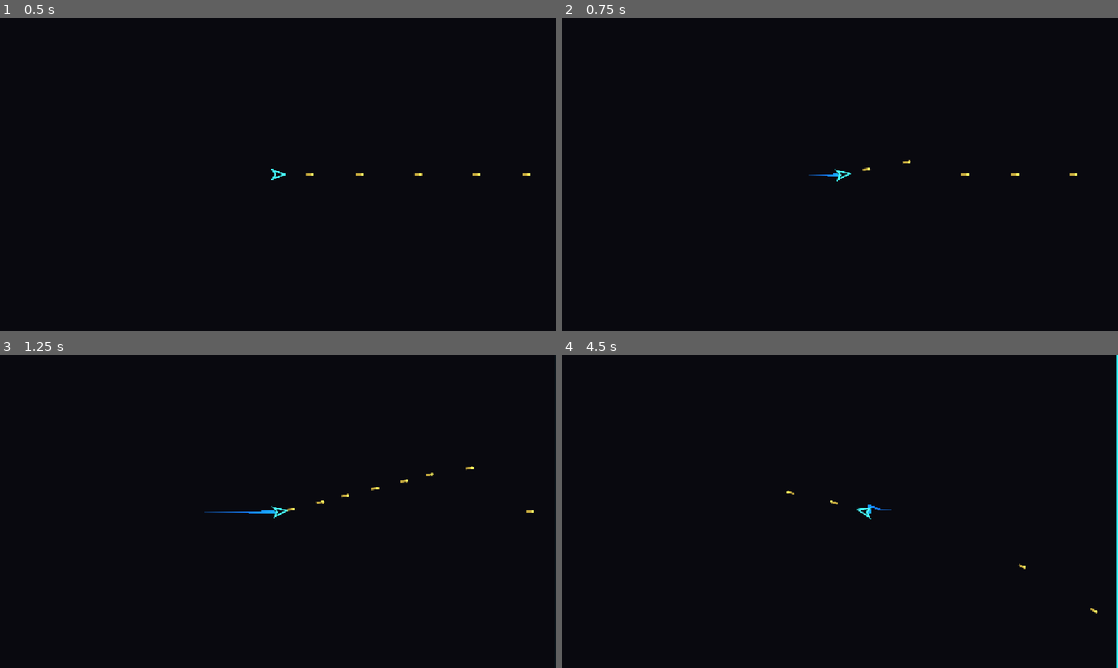
Above: before the commit, frames 1-4 (two rows, left to right).
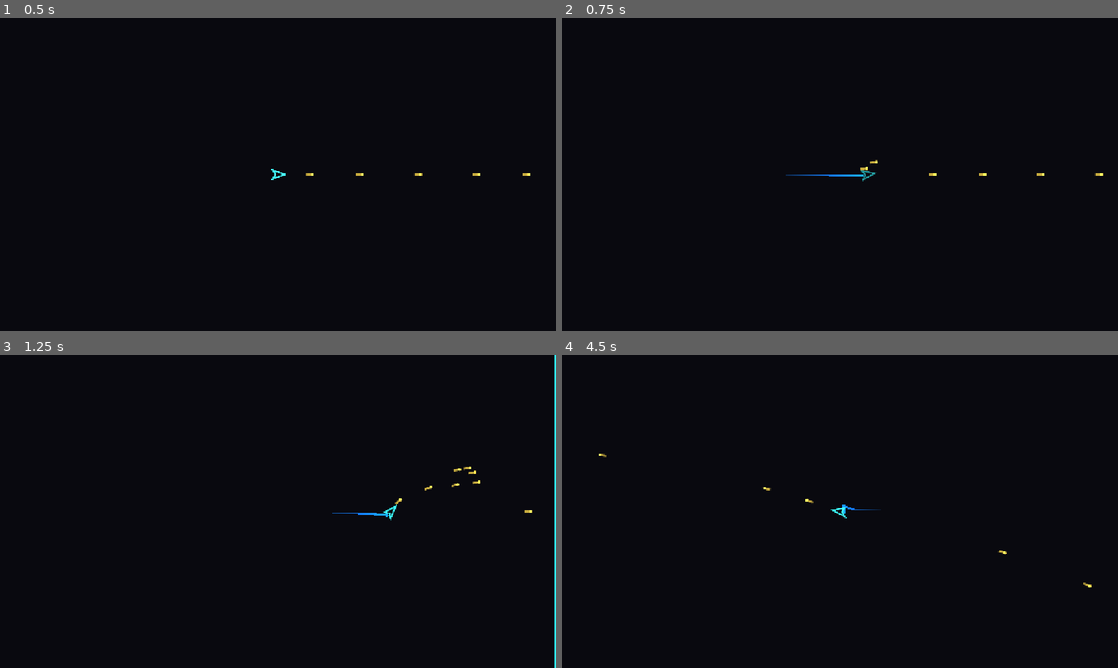
Above: after the commit, the same moments.

Repository: Rudoludo/Geometry-Tubbu
Game: Godot game, scene res://main.tscn
Two runs of this game, one before a commit and one after it. Both use one fixed random seed, a clock stepped at 60 frames per second and the inputs below.
Inputs (mouse positions are in pixels of both pictures, inside the frame that each line leads up to):
- Up to frame 1 (0.5 s): no input
- Up to frame 2 (0.75 s): tap Enter at 0.5 s; move the mouse to (962, 158) at 0.52 s; hold D (move_right) from 0.53 s (still down); tap Space (dash) at 0.6 s; click (962, 158) at 0.67 s
- Up to frame 3 (1.25 s): keep holding D (move_right)
- Up to frame 4 (4.5 s): release D (move_right) at 1.25 s; drag from (728, 527) to (812, 574) at 1.27 s; move the mouse to (895, 442) at 2.02 s; hold D (move_right) 2.03-2.75 s; hold Shift 2.03-2.75 s; tap Space (dash) at 2.3, 3.8 s; drag from (812, 574) to (673, 464) at 2.77 s; move the mouse to (1006, 558) at 3.52 s; hold A (move_left) 3.53-4.25 s; tap Ctrl at 3.6 s; drag from (673, 464) to (756, 433) at 4.27 s

Frame 1 is identical in both runs. In frame 2, 0.3% of the frame differs, in the area x 40-98%, y 45-53%; in frame 3, 0.7%, in the area x 36-100%, y 0-100%; in frame 4, 0.6%.

Commit message:
CP 1.3: dash with i-frames
DashAbility state machine (impulse 1500 px/s for 0.16 s, ~1 s cooldown);
i-frames on their own clock for the CP 2.7 upgrade seam; dash along move
with aim-neutral fallback; ghost body while dashing and glow-refill
cooldown cue, all via self_modulate so the skin stays the only color source.

Co-Authored-By: Claude Fable 5 <noreply@anthropic.com>

Diff:
--- /dev/null
+++ b/game/player/dash_ability.gd
@@ -0,0 +1,62 @@
+class_name DashAbility
+extends RefCounted
+## The survival verb (CP 1.3): READY -> DASHING -> cooldown drains -> READY.
+## Pure timer logic, owner-ticked like PlayerInput/Weapon; unit-tested.
+##
+## I-frames run on their own clock, deliberately separate from the dash
+## impulse window: CP 2.7's "longer i-frames" upgrade then changes a number,
+## not the state machine. CP 2.7's cooldown-reduction upgrade hits COOLDOWN
+## the same way.
+
+const DASH_SPEED := 1500.0    ## px/s; movement control is suspended meanwhile
+const DASH_DURATION := 0.16   ## s of impulse
+const I_FRAMES := 0.16        ## s of invulnerability from dash start
+const COOLDOWN := 1.0         ## s from dash start to the next dash (~1 s per design)
+
+var _dash_left := 0.0
+var _iframes_left := 0.0
+var _cooldown_left := 0.0
+var _direction := Vector2.ZERO
+
+
+## Drains all clocks. Call once per frame, before reads.
+func tick(delta: float) -> void:
+	_dash_left = maxf(_dash_left - delta, 0.0)
+	_iframes_left = maxf(_iframes_left - delta, 0.0)
+	_cooldown_left = maxf(_cooldown_left - delta, 0.0)
+
+
+## Starts a dash if off cooldown and given a direction; reports whether it
+## started. The caller picks the direction (move vector, or its fallback).
+func try_dash(direction: Vector2) -> bool:
+	if direction == Vector2.ZERO or _cooldown_left > 0.0:
+		return false
+	_direction = direction.normalized()
+	_dash_left = DASH_DURATION
+	_iframes_left = I_FRAMES
+	_cooldown_left = COOLDOWN
+	return true
+
+
+func is_dashing() -> bool:
+	return _dash_left > 0.0
+
+
+## The hitbox-off window. CP 1.4's contact kill (and CP 1.5's bullets) must
+## check this before killing the owner.
+func is_invulnerable() -> bool:
+	return _iframes_left > 0.0
+
+
+func is_ready() -> bool:
+	return _cooldown_left <= 0.0
+
+
+func direction() -> Vector2:
+	return _direction
+
+
+## 0 right after a dash, 1 when ready again — drives the no-HUD ship-glow
+## refill feedback.
+func cooldown_fraction() -> float:
+	return 1.0 - _cooldown_left / COOLDOWN
--- a/game/player/tubbu.gd
+++ b/game/player/tubbu.gd
@@ -6,7 +6,9 @@
 ## collision, and a wireframe body + engine trail drawn entirely from the
 ## SkinResource. CP 1.2: facing follows the aim vector (travel direction is the
 ## fallback) and the gun autofires per the design's trigger rule, spawning
-## through the injected BulletManager. CP 1.3 adds the dash.
+## through the injected BulletManager. CP 1.3: dash — control-suspending
+## impulse with i-frames (DashAbility), ghost body while dashing, and the body
+## glow refilling with the cooldown as the no-HUD readiness cue.
 
 # --- Movement tuning ------------------------------------------------------
 # One place on purpose (PLAN.md). CP 1.8 lifts these into a debug panel for the
@@ -27,6 +29,13 @@
 const TRAIL_REAR_OFFSET := 12.0   ## px the trail emits behind the ship centre
 const TRAIL_WIDTH := 6.0
 
+# --- Dash visuals -----------------------------------------------------------
+# Brightness/alpha scaling of the skin's own colors — no new colors here
+# (asset rule). The trail is a separate canvas item, so the body ghosts while
+# the trail stays vivid: unmistakably "dashing". CP 1.6 adds particles.
+const DASH_GHOST_ALPHA := 0.4     ## body alpha during the dash window
+const DASH_REFILL_DIM := 0.55     ## body brightness right after a dash; 1 = ready
+
 var player_index := 0
 var input: PlayerInput
 ## Injected by Game; null disables the gun (headless logic tests don't need it).
@@ -34,6 +43,11 @@
 var velocity := Vector2.ZERO
 
 var _weapon := Weapon.new()
+var _dash := DashAbility.new()
+## Dash fallback when the move stick is neutral: the last travel intent, never
+## the aim ("aim-neutral" per plan — you dodge along your motion, not your
+## gun). Ships spawn facing +X, hence the default.
+var _last_move_dir := Vector2.RIGHT
 
 var skin: SkinResource:
 	set(value):
@@ -63,16 +77,31 @@
 	if input == null:
 		return
 	input.update()
+	var move := input.get_move_vector()
 	var aim := input.get_aim_vector(self)
-	_move(delta)
+	_dash.tick(delta)
+	if input.is_dash_just_pressed():
+		_dash.try_dash(move if move != Vector2.ZERO else _last_move_dir)
+	_move(delta, move)
 	_update_heading(delta, aim)
 	_update_fire(delta, aim)
+	_update_dash_visual()
 	_update_trail()
 
 
-func _move(delta: float) -> void:
-	var move := input.get_move_vector()
-	if move == Vector2.ZERO:
+## CP 1.4's contact kill (and CP 1.5's bullets) check this before killing.
+func is_invulnerable() -> bool:
+	return _dash.is_invulnerable()
+
+
+func _move(delta: float, move: Vector2) -> void:
+	if move != Vector2.ZERO:
+		_last_move_dir = move.normalized()
+	if _dash.is_dashing():
+		# Control is suspended for the burst. On exit the high velocity stays
+		# and friction/accel reclaims it, which reads as a glide out.
+		velocity = _dash.direction() * DashAbility.DASH_SPEED
+	elif move == Vector2.ZERO:
 		velocity = velocity.move_toward(Vector2.ZERO, FRICTION * delta)
 	else:
 		velocity = velocity.move_toward(move * MAX_SPEED, ACCELERATION * delta)
@@ -116,6 +145,16 @@
 			player_index, global_position + dir * Weapon.MUZZLE_OFFSET, dir)
 
 
+func _update_dash_visual() -> void:
+	if _dash.is_dashing():
+		# Ghost: the body fades while the trail keeps burning.
+		self_modulate = Color(1.0, 1.0, 1.0, DASH_GHOST_ALPHA)
+	else:
+		# Readiness without HUD: the body glow refills with the cooldown.
+		var brightness := lerpf(DASH_REFILL_DIM, 1.0, _dash.cooldown_fraction())
+		self_modulate = Color(brightness, brightness, brightness, 1.0)
+
+
 func _update_trail() -> void:
 	if _trail == null:
 		return
--- /dev/null
+++ b/tests/test_dash_ability.gd
@@ -0,0 +1,70 @@
+extends GutTest
+## DashAbility (CP 1.3): cooldown timing + the i-frame window state machine.
+## Pure clock math — dash *feel* (speed, ghost) is Ludo's playtest.
+
+
+func test_ready_from_the_start() -> void:
+	var dash := DashAbility.new()
+	assert_true(dash.is_ready())
+	assert_false(dash.is_dashing())
+	assert_false(dash.is_invulnerable())
+
+
+func test_dash_starts_and_grants_iframes() -> void:
+	var dash := DashAbility.new()
+	assert_true(dash.try_dash(Vector2.UP))
+	assert_true(dash.is_dashing())
+	assert_true(dash.is_invulnerable())
+	assert_false(dash.is_ready())
+
+
+func test_direction_is_normalized() -> void:
+	var dash := DashAbility.new()
+	dash.try_dash(Vector2(10.0, 0.0))
+	assert_almost_eq(dash.direction(), Vector2.RIGHT, Vector2(0.001, 0.001))
+
+
+func test_zero_direction_is_rejected() -> void:
+	var dash := DashAbility.new()
+	assert_false(dash.try_dash(Vector2.ZERO))
+	assert_true(dash.is_ready(), "a rejected dash must not start the cooldown")
+
+
+func test_dash_window_ends_but_cooldown_continues() -> void:
+	var dash := DashAbility.new()
+	dash.try_dash(Vector2.UP)
+	dash.tick(DashAbility.DASH_DURATION + 0.001)
+	assert_false(dash.is_dashing(), "impulse window over")
+	assert_false(dash.is_invulnerable(), "i-frames over")
+	assert_false(dash.is_ready(), "still cooling down")
+
+
+func test_cooldown_blocks_until_elapsed() -> void:
+	var dash := DashAbility.new()
+	dash.try_dash(Vector2.UP)
+	dash.tick(DashAbility.COOLDOWN * 0.5)
+	assert_false(dash.try_dash(Vector2.UP), "mid-cooldown dash refused")
+	dash.tick(DashAbility.COOLDOWN * 0.5)
+	assert_true(dash.try_dash(Vector2.UP), "ready again exactly at COOLDOWN")
+
+
+func test_iframes_run_on_their_own_clock() -> void:
+	# CP 2.7 lengthens I_FRAMES independently of DASH_DURATION; the window
+	# must track its own constant, not piggyback on the dash state.
+	var dash := DashAbility.new()
+	dash.try_dash(Vector2.UP)
+	dash.tick(DashAbility.I_FRAMES * 0.5)
+	assert_true(dash.is_invulnerable(), "mid-window")
+	dash.tick(DashAbility.I_FRAMES * 0.5 + 0.001)
+	assert_false(dash.is_invulnerable(), "window elapsed")
+
+
+func test_cooldown_fraction_refills_zero_to_one() -> void:
+	var dash := DashAbility.new()
+	assert_almost_eq(dash.cooldown_fraction(), 1.0, 0.001, "full before any dash")
+	dash.try_dash(Vector2.UP)
+	assert_almost_eq(dash.cooldown_fraction(), 0.0, 0.001, "empty at dash start")
+	dash.tick(DashAbility.COOLDOWN * 0.5)
+	assert_almost_eq(dash.cooldown_fraction(), 0.5, 0.001, "refills linearly")
+	dash.tick(DashAbility.COOLDOWN * 0.5)
+	assert_almost_eq(dash.cooldown_fraction(), 1.0, 0.001, "full when ready")
Not shown, added: game/player/dash_ability.gd.uid
Not shown, added: tests/test_dash_ability.gd.uid
Not shown, changed: PLAN.md
